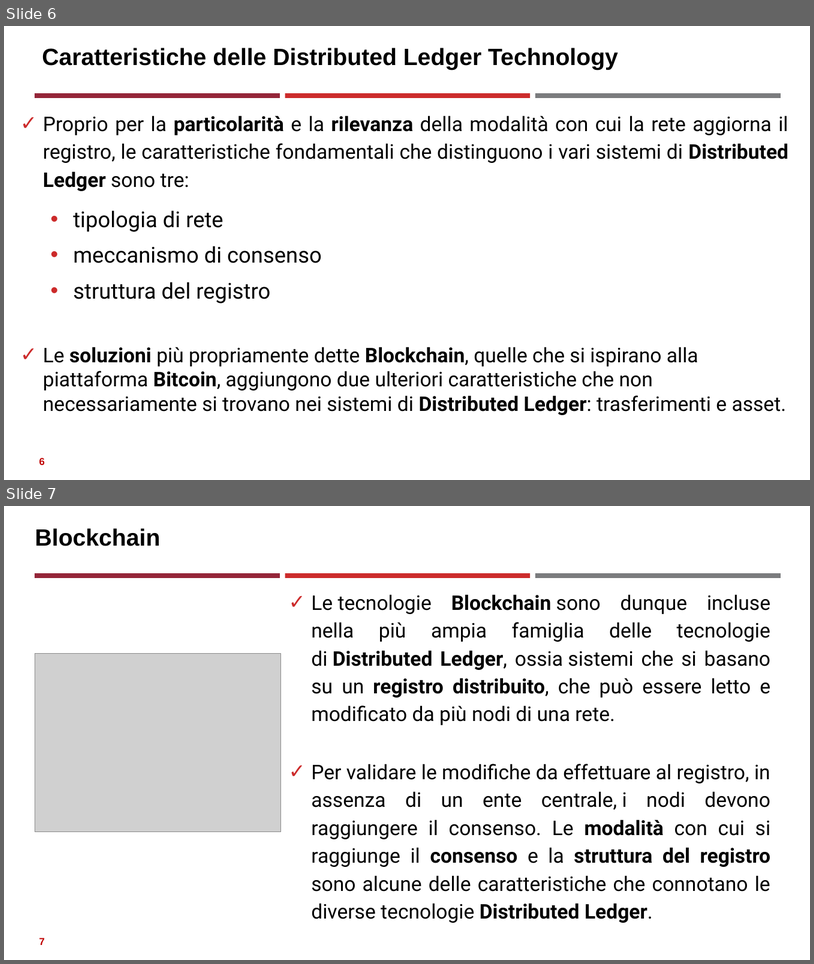
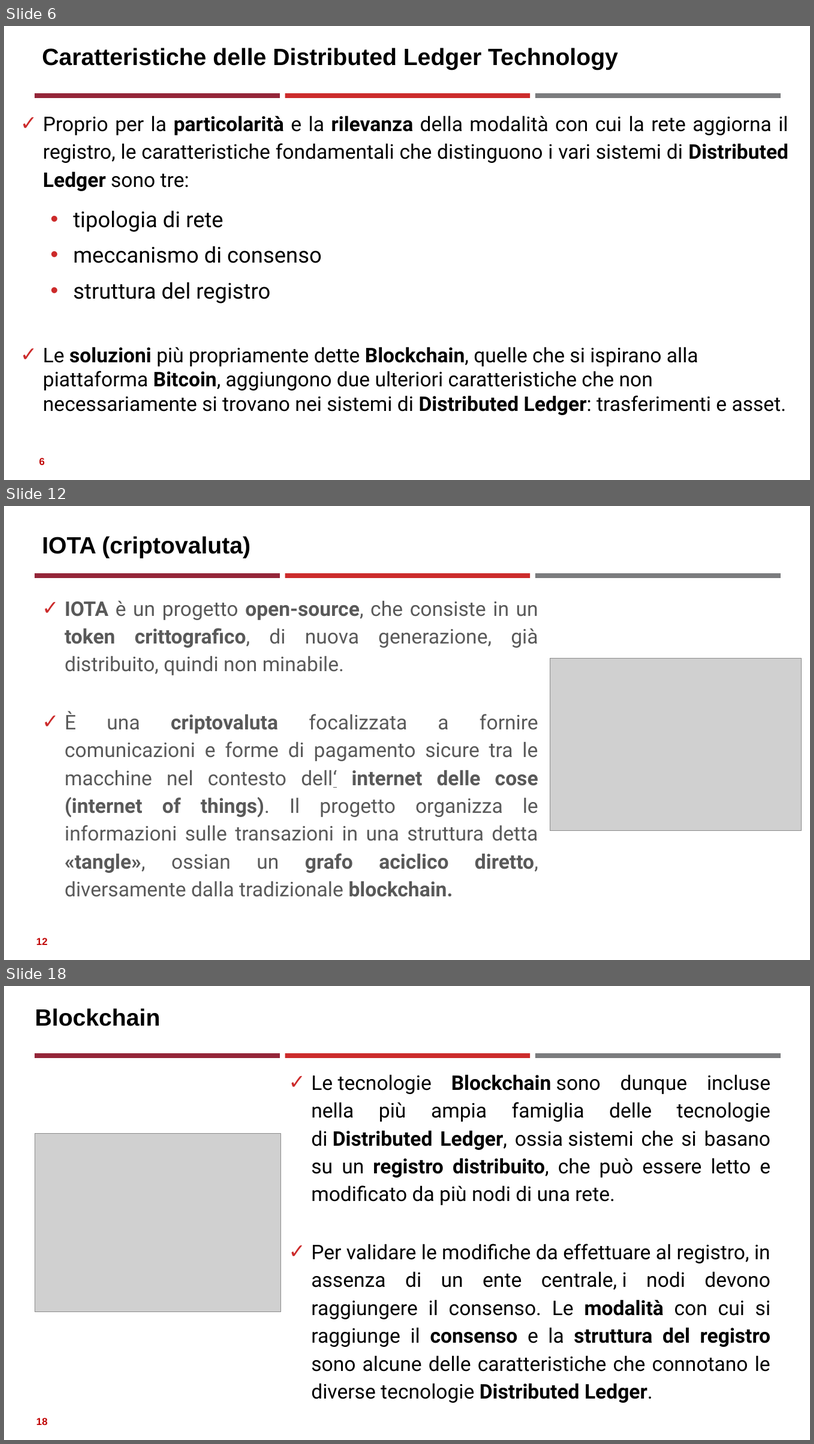
Before and after one commit to neural1977/data_science_interview_material, a slide deck: Assicurazioni/Distributed Ledger Technology_ita.pptx. Shown one above the other, each under a label of ours: slides 6 and 7 before the commit, slides 6, 12 and 18 after it; the slides between them are not shown. The pictures are 814x964 and 814x1444 pixels, drawn with LibreOffice and Linux fonts; fonts in the diff are those of the drawing; grey boxes stand for pictures. Boxes give left, top, right and bottom in pixels: in the first picture for what was removed or moved away, otherwise in the second. Text is boxed around its words. In the diff, an @@ line names an element or a change of style, - is before the commit and + after.

```diff
--- a/Assicurazioni/Distributed Ledger Technology_ita.pptx
+++ b/Assicurazioni/Distributed Ledger Technology_ita.pptx
@@ slide 12 added at (4, 506, 810, 960), background #FFFFFF; not listed: 3 template elements that a slide beside it also shows @@
@@ title added at (42, 536, 251, 558), 28 pt, text #000000, bold @@
+IOTA (criptovaluta)
@@ text added at (65, 601, 539, 873), 24 pt, text #595959 @@
+✓ IOTA è un progetto open-source, che consiste in un token crittografico, di nuova generazione, già distribuito, quindi non minabile.
+✓ È una criptovaluta focalizzata a fornire comunicazioni e forme di pagamento sicure tra le macchine nel contesto dell‘ internet delle cose (internet of things). Il progetto organizza le informazioni sulle transazioni in una struttura detta «tangle», ossian un grafo aciclico diretto, diversamente dalla tradizionale blockchain.
@@ picture added at (550, 658, 802, 830) @@
@@ page number added at (36, 937, 48, 945), 12 pt, text #C00000, bold @@
+12
@@ what was slide 7 is now slide 18 @@
@@ page number at (36, 1417, 48, 1425): text changed @@
-7
+18
```
Also in this commit, not shown: 11 other slides added, 5 other files.
